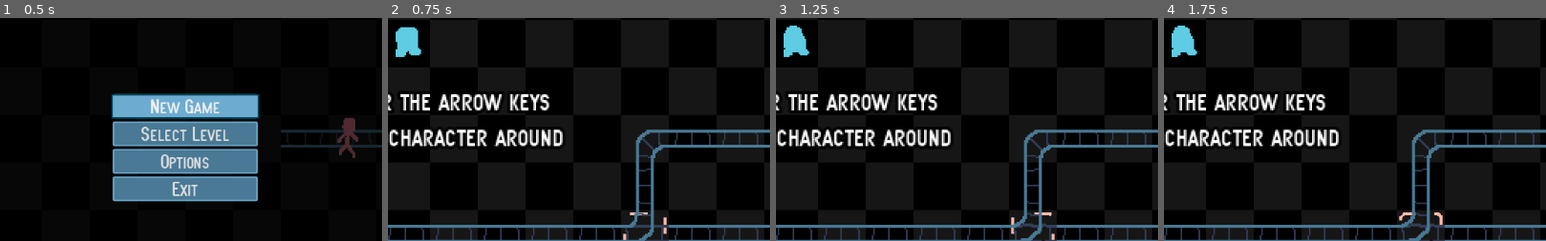
Above: before the commit, frames 1-4 (left to right).
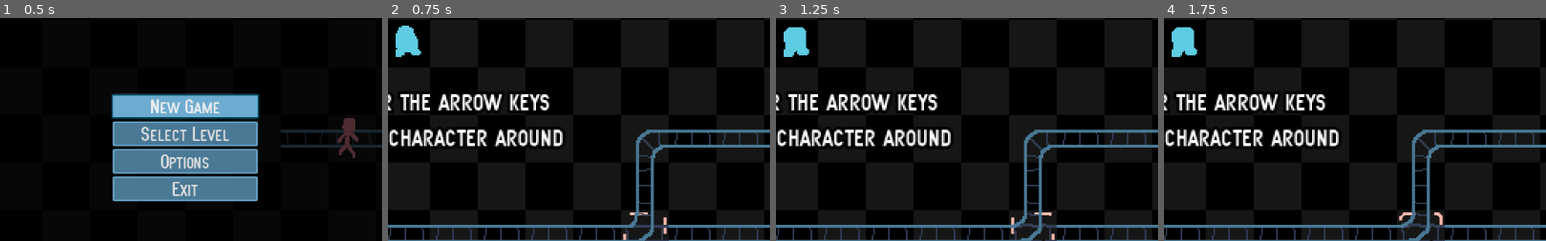
Above: after the commit, the same moments.

Repository: albertnez/ld50
Game: Godot game, scene res://scenes/main_menu_handler.tscn
The game is run twice, just before and just after one commit, with the same random seed, the same clock (stepped at 60 frames per second) and the same inputs.
Inputs (mouse positions are % of the whole screen's width and height, from its top left):
- Up to frame 1 (0.5 s): no input
- Up to frame 2 (0.75 s): click "New Game" at 0.5 s
- Up to frame 3 (1.25 s): no input
- Up to frame 4 (1.75 s): click (97, 5) at 1.25 s
The pictures show only the part of the screen within x 26-76%, y 21-71%; the shares and areas given below are measured in that part.

Frame 1 is identical in both runs. In frame 2, 0.1% of the frame differs, in the area x 2-9%, y 3-18%; in frame 3, 0.1%; in frame 4, 0.1%.

Commit message:
Replace packing/unpacking of scene by passing the start level via somewhere else

Diff:
--- a/scenes/global_state.gd
+++ b/scenes/global_state.gd
@@ -1,5 +1,6 @@
 extends Node
 
+var level_selected_in_menu = 0
 
 var level_completed = false
 var level_lost = false
--- a/scenes/main_menu_handler.gd
+++ b/scenes/main_menu_handler.gd
@@ -13,11 +13,8 @@
 func _on_EventBus_change_menu_scene(target_scene: int, starting_level: int) -> void:
 	match target_scene:
 		EventBus.TargetMenuScene.MAIN_GAME:
-			var world_scene : GameWorld = load("res://scenes/world.tscn").instance()
-			world_scene._current_level = starting_level
-			var new_pack := PackedScene.new()
-			if new_pack.pack(world_scene) != OK:
-				print("Error unpacking world_scene")
+			GlobalState.level_selected_in_menu = starting_level
+			var new_pack : PackedScene = load("res://scenes/world.tscn")
 			if get_tree().change_scene_to(new_pack) != OK:
 				print("Error changing scene to world_scene")
 		EventBus.TargetMenuScene.LEVEL_SELECT:
--- a/scenes/player.tscn
+++ b/scenes/player.tscn
@@ -3,6 +3,14 @@
 [ext_resource path="res://scenes/player.gd" type="Script" id=1]
 [ext_resource path="res://assets/images/player-sheet.png" type="Texture" id=2]
 [ext_resource path="res://assets/images/toggle_indicator.png" type="Texture" id=3]
+
+[sub_resource type="AtlasTexture" id=6]
+atlas = ExtResource( 2 )
+region = Rect2( 32, 0, 32, 32 )
+
+[sub_resource type="AtlasTexture" id=7]
+atlas = ExtResource( 2 )
+region = Rect2( 32, 32, 32, 32 )
 
 [sub_resource type="AtlasTexture" id=9]
 atlas = ExtResource( 2 )
@@ -28,16 +36,13 @@
 atlas = ExtResource( 2 )
 region = Rect2( 0, 96, 32, 32 )
 
-[sub_resource type="AtlasTexture" id=6]
-atlas = ExtResource( 2 )
-region = Rect2( 32, 0, 32, 32 )
-
-[sub_resource type="AtlasTexture" id=7]
-atlas = ExtResource( 2 )
-region = Rect2( 32, 32, 32, 32 )
-
 [sub_resource type="SpriteFrames" id=8]
 animations = [ {
+"frames": [ SubResource( 6 ), SubResource( 7 ) ],
+"loop": true,
+"name": "dead",
+"speed": 5.0
+}, {
 "frames": [ SubResource( 9 ), SubResource( 10 ) ],
 "loop": true,
 "name": "default",
@@ -46,11 +51,6 @@
 "frames": [ SubResource( 2 ), SubResource( 3 ), SubResource( 4 ), SubResource( 5 ) ],
 "loop": true,
 "name": "walk",
-"speed": 5.0
-}, {
-"frames": [ SubResource( 6 ), SubResource( 7 ) ],
-"loop": true,
-"name": "dead",
 "speed": 5.0
 } ]
 
@@ -78,7 +78,6 @@
 
 [node name="Animation" type="AnimatedSprite" parent="."]
 frames = SubResource( 8 )
-frame = 1
 playing = true
 
 [node name="CollisionShape2D" type="CollisionShape2D" parent="."]
@@ -88,7 +87,6 @@
 [node name="CanToggle" type="AnimatedSprite" parent="."]
 position = Vector2( 21, -24 )
 frames = SubResource( 13 )
-frame = 1
 playing = true
 
 [connection signal="area_entered" from="." to="." method="_on_Player_area_entered"]
--- a/scenes/world.gd
+++ b/scenes/world.gd
@@ -19,6 +19,8 @@
 	_s = EventBus.connect("person_crashed", self, "_on_EventBus_person_crashed")
 	_s = EventBus.connect("level_restart", self, "_on_EventBus_level_restart")
 	_s = EventBus.connect("level_completed", self, "_on_EventBus_level_completed")
+
+	_current_level = GlobalState.level_selected_in_menu
 
 	EventBus.emit_signal("level_restart")
 
